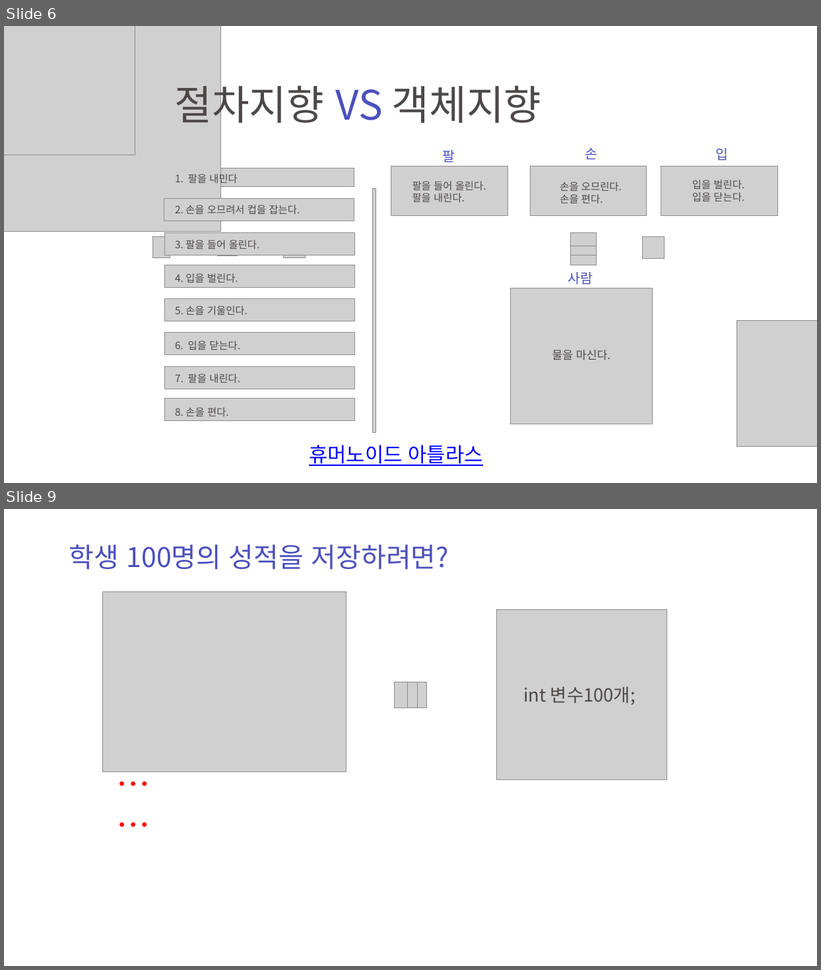
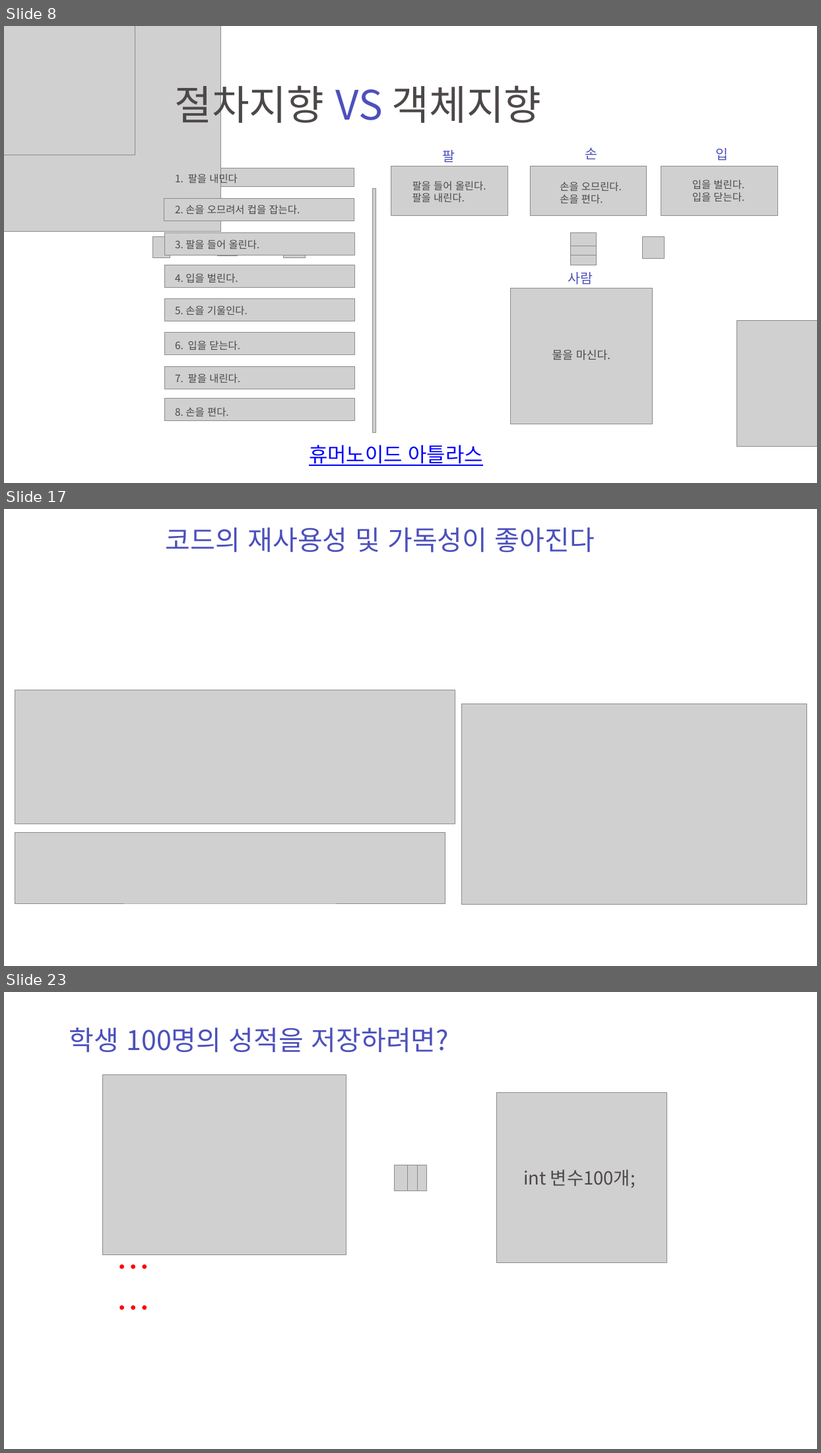
Before and after one commit to zest132/JavaLecture, a slide deck: JavaLecture/LectureFile/java 6강.pptx. Shown one above the other, each under a label of ours: slides 6 and 9 before the commit, slides 8, 17 and 23 after it; the slides between them are not shown. The pictures are 821x970 and 821x1453 pixels, drawn with LibreOffice and Linux fonts; fonts in the diff are those of the drawing; grey boxes stand for pictures; background and template pictures are left out. Boxes give left, top, right and bottom in pixels: in the first picture for what was removed or moved away, otherwise in the second. Text is boxed around its words. In the diff, an @@ line names an element or a change of style, - is before the commit and + after.

```diff
--- a/JavaLecture/LectureFile/java 6강.pptx
+++ b/JavaLecture/LectureFile/java 6강.pptx
@@ slide 17 added at (4, 509, 817, 966), background #FFFFFF @@
@@ text added at (166, 527, 595, 553), 48 pt, text #4C50BC @@
+코드의 재사용성 및 가독성이 좋아진다
@@ picture added at (15, 691, 455, 824) @@
@@ picture added at (461, 704, 807, 904) @@
@@ picture added at (15, 832, 445, 904) @@
@@ what was slide 6 is now slide 8 @@
@@ what was slide 9 is now slide 23 @@
```
Also in this commit, not shown: 2 slides changed, 13 other slides added, 1 slide removed, 2 other files.
